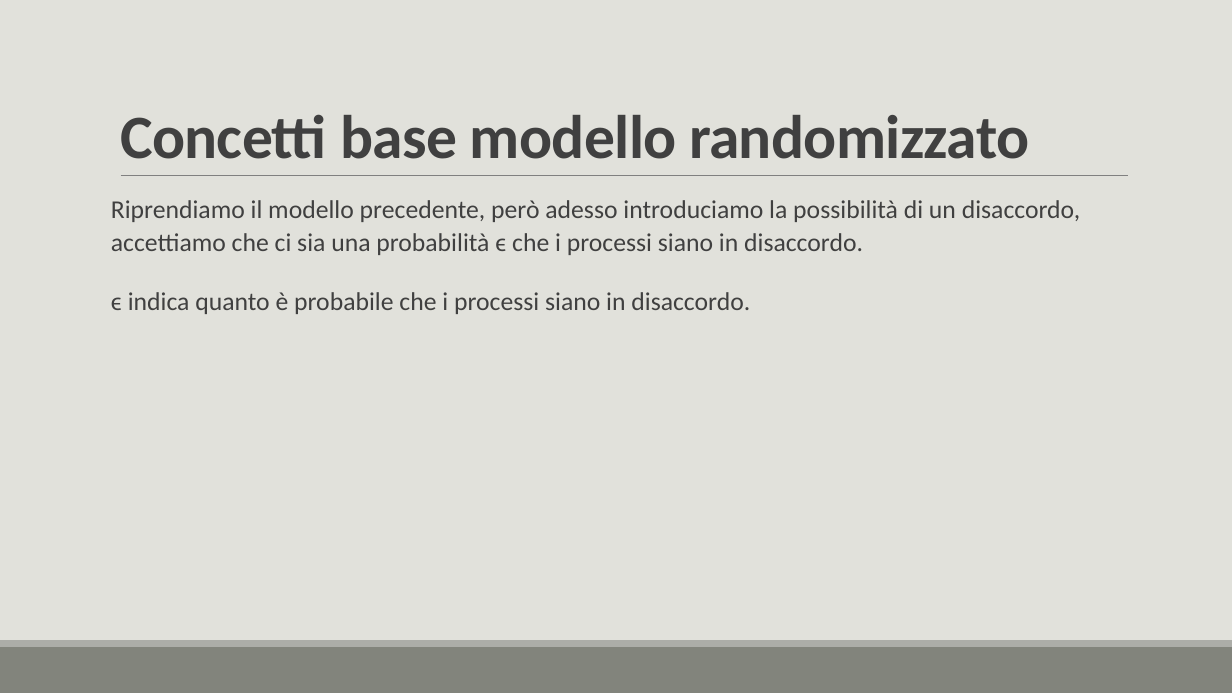
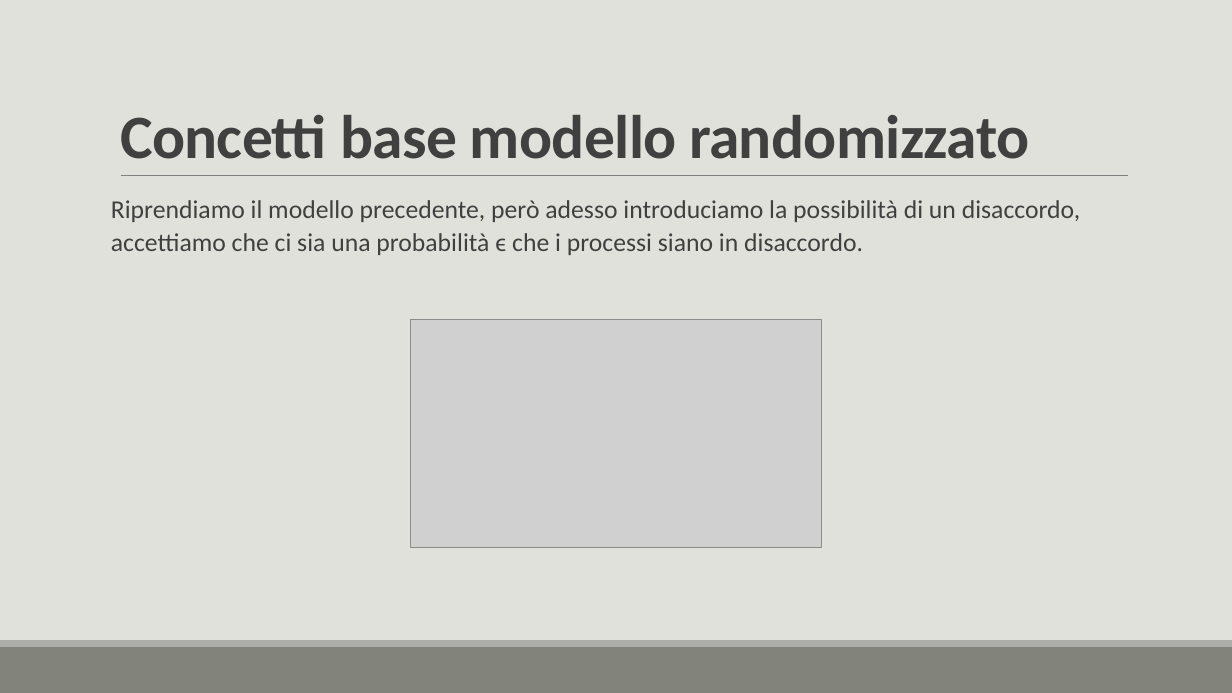
Before and after one commit to lory9894University/mcad, a slide deck: slide 22 of Prensentazione_V2.pptx. Drawn at 1232x693 pixels with LibreOffice and Linux fonts; fonts in the diff are those of the drawing; grey boxes stand for pictures. Boxes give left, top, right and bottom in pixels: in the first picture for what was removed or moved away, otherwise in the second. Text is boxed around its words. In the diff, an @@ line names an element or a change of style, - is before the commit and + after.

```diff
--- a/Prensentazione_V2.pptx
+++ b/Prensentazione_V2.pptx
@@ text at [111, 292, 750, 314]: paragraph removed @@
-ϵ indica quanto è probabile che i processi siano in disaccordo.
@@ picture added at [410, 320, 822, 547] @@
```
Also in this commit, not shown: 5 other slides changed.
